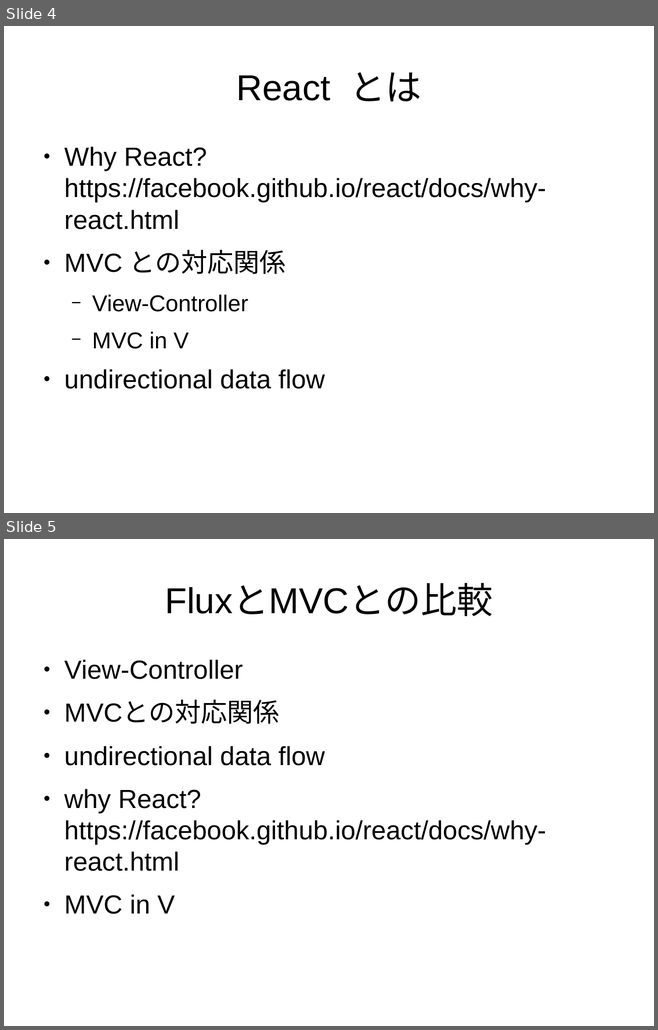
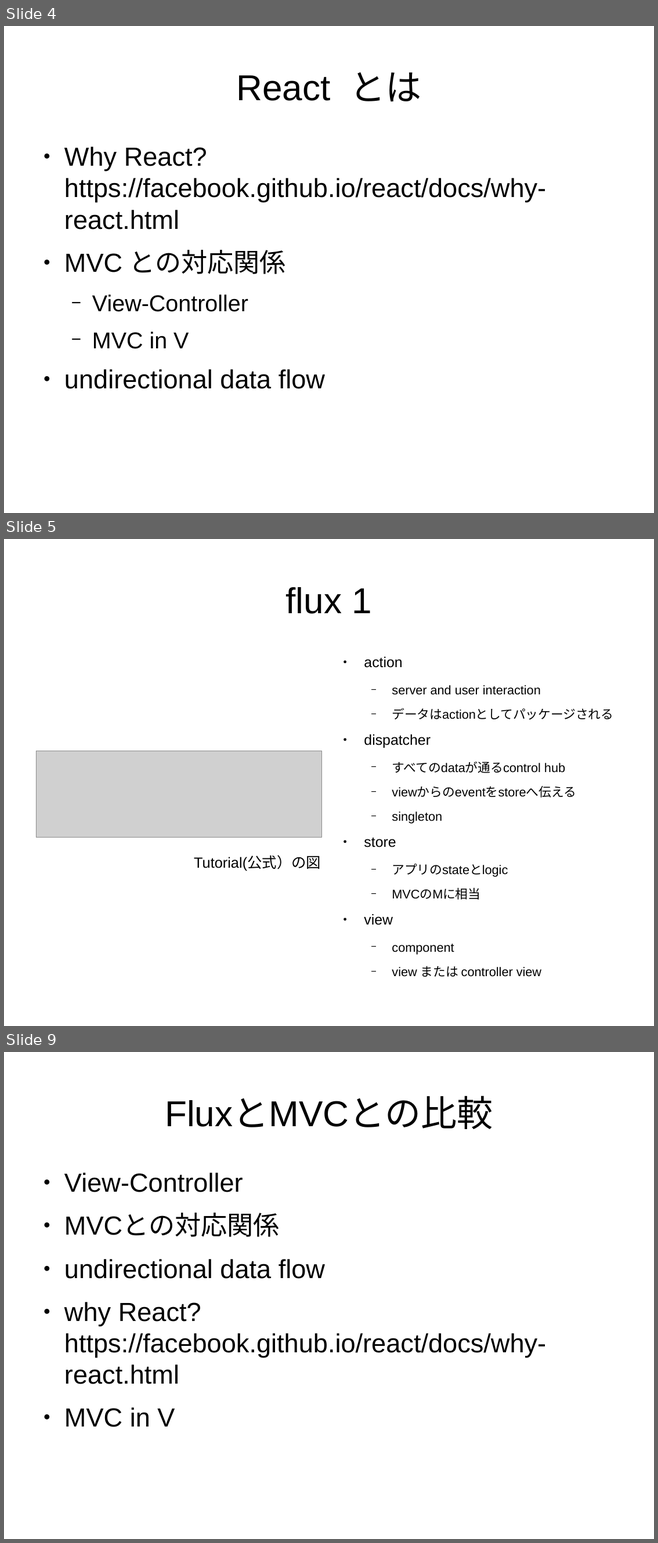
Before and after one commit to sallop/til, a slide deck: react入門.odp. Shown one above the other, each under a label of ours: slides 4 and 5 before the commit, slides 4, 5 and 9 after it; the slides between them are not shown. The pictures are 658x1030 and 658x1543 pixels, drawn with LibreOffice and Linux fonts; fonts in the diff are those of the drawing; grey boxes stand for pictures. Boxes give left, top, right and bottom in pixels: in the first picture for what was removed or moved away, otherwise in the second. Text is boxed around its words. In the diff, an @@ line names an element or a change of style, - is before the commit and + after.

```diff
--- a/react入門.odp
+++ b/react入門.odp
@@ slide 5 added at (x1=4, y1=539, x2=654, y2=1026), background #FFFFFF @@
@@ title added at (x1=286, y1=587, x2=372, y2=614), 44 pt, text #000000 @@
+flux 1
@@ text added at (x1=364, y1=657, x2=613, y2=977), 15.4 pt, text #000000 @@
+● action
+  − server and user interaction
+  − データはactionとしてパッケージされる
+● dispatcher
+  − すべてのdataが通るcontrol hub
+  − viewからのeventをstoreへ伝える
+  − singleton
+● store
+  − アプリのstateとlogic
+  − MVCのMに相当
+● view
+  − component
+  − view または controller view
@@ picture added at (x1=36, y1=751, x2=322, y2=837) @@
@@ text added at (x1=194, y1=856, x2=321, y2=871), 18 pt, text #000000 @@
+Tutorial(公式）の図
@@ what was slide 5 is now slide 9 @@
```
Also in this commit, not shown: 1 slide changed, 3 other slides added.
